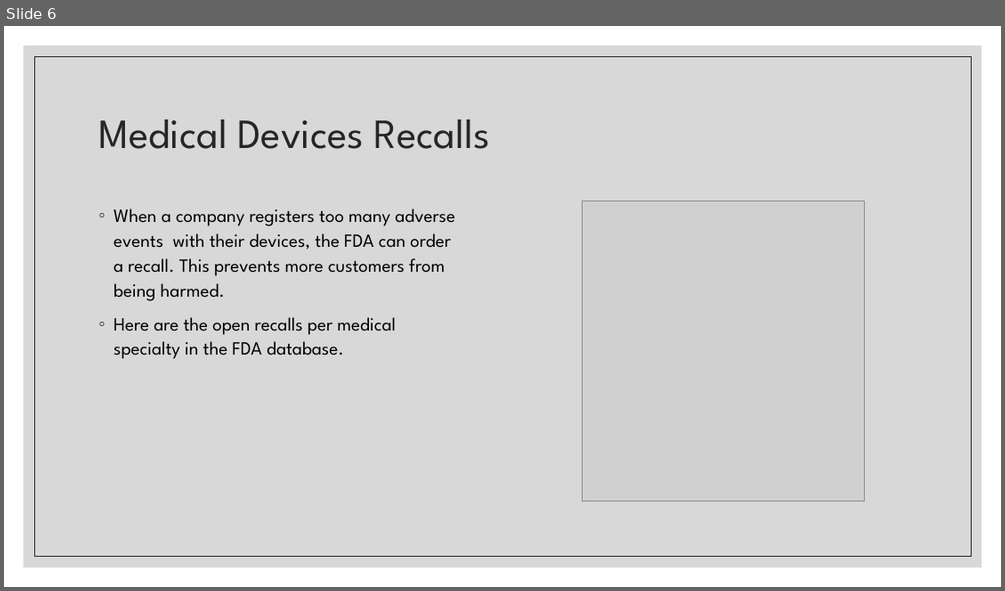
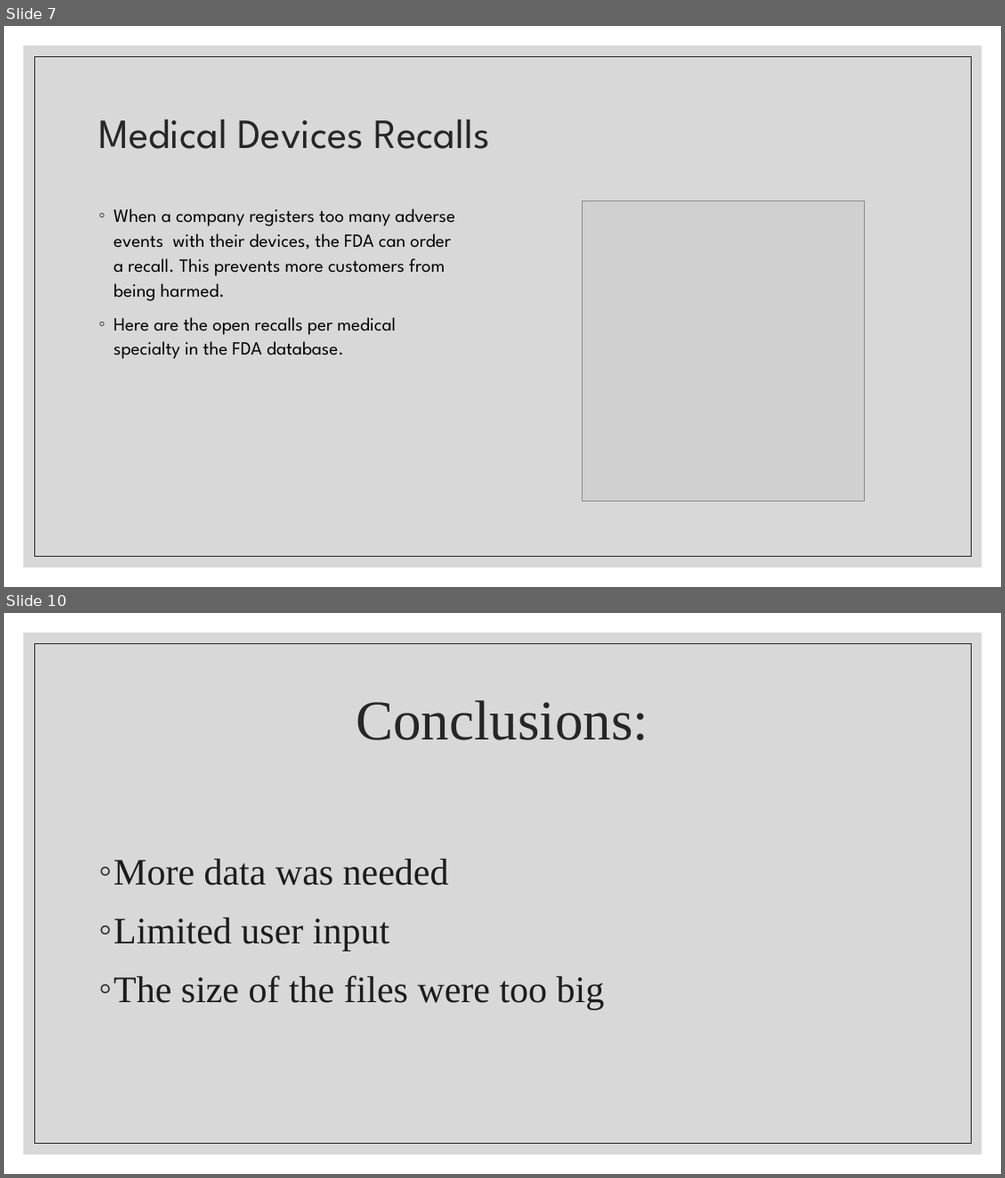
Before and after one commit to Cosette3737/Project1GroupB, a slide deck: Medical Device Report.pptx. Shown one above the other, each under a label of ours: slide 6 before the commit, slides 7 and 10 after it; the slides between them are not shown. The pictures are 1005x591 and 1005x1178 pixels, drawn with LibreOffice and Linux fonts; fonts in the diff are those of the drawing; grey boxes stand for pictures. Boxes give left, top, right and bottom in pixels: in the first picture for what was removed or moved away, otherwise in the second. Text is boxed around its words. In the diff, an @@ line names an element or a change of style, - is before the commit and + after.

```diff
--- a/Medical Device Report.pptx
+++ b/Medical Device Report.pptx
@@ slide 10 added at (4, 613, 1001, 1174), background #FFFFFF; not listed: 2 template elements that a slide beside it also shows @@
@@ title added at (356, 700, 648, 740), 54 pt, text #262626 @@
+Conclusions:
@@ text added at (113, 859, 605, 1009), 36 pt, text #1D1C1D @@
+◦ More data was needed
+◦ Limited user input
+◦ The size of the files were too big
@@ what was slide 6 is now slide 7 @@
```
Also in this commit, not shown: 1 slide changed, 3 other slides added, 1 slide removed.
